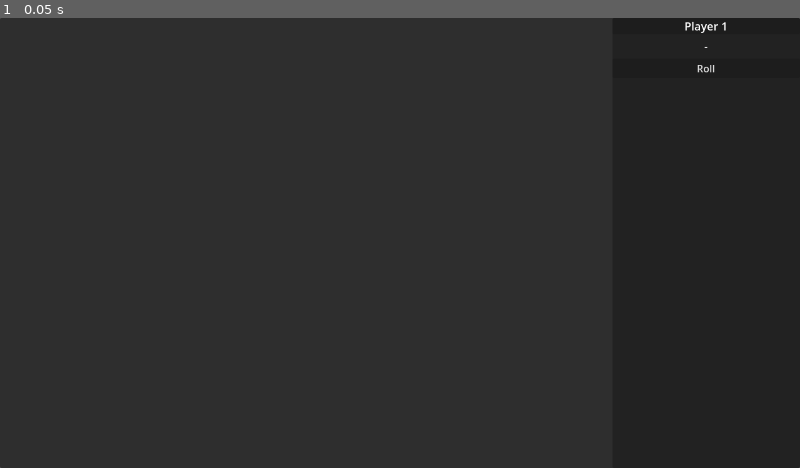
Above: before the commit, frame 1.
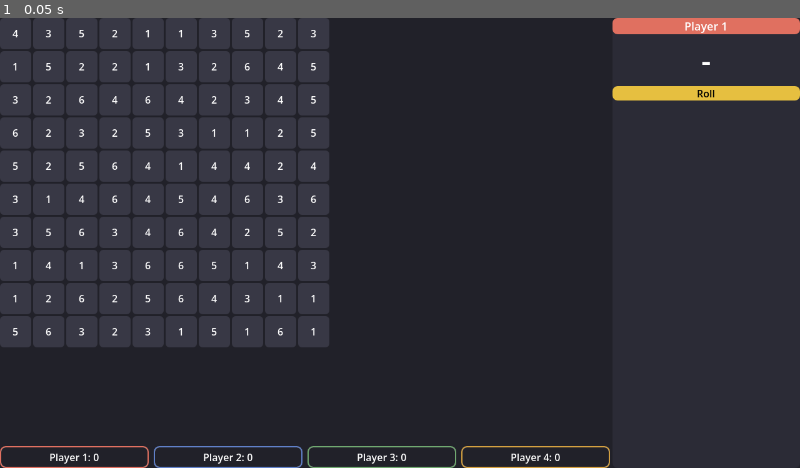
Above: after the commit, the same moment.

Repository: johnflarson/steamroller
Game: Godot game, scene res://scenes/main.tscn
The game is run twice, just before and just after one commit, with the same random seed, the same clock (stepped at 60 frames per second) and the same inputs.
Inputs:
- Up to frame 1 (0.05 s): no input

The runs differ from the first frame. In frame 1, 4.3% of the frame differs, in the area x 0-100%, y 0-100%.
Error before the commit: Parse Error: Cannot infer the type of "player_idx" variable because the value doesn't have a set type. (res://scripts/main.gd:363)

Commit message:
fix(02-03): fix web export bugs and add UX enhancements
- Fix GDScript type inference: use explicit types (var x: Type = array[i])
  instead of var x := array[i] to avoid web export strict parser errors
- Remove log_scroll.scroll_horizontal_enabled runtime setter (crashes web
  export); property already set correctly in .tscn
- Add icon.svg dice face SVG to fix missing icon export error
- Move ScoreStrip from Sidebar to below the BoardPanel for better layout
- Wrap each score in a rounded PanelContainer with player-colored border
- Refactor _style_roll_button to _style_button_gold(btn) for reuse
- Add _flash_score_panel(): score panel fills with player color then fades
- Add NewGameButton to win overlay with full game state reset
- Add new_game_button @onready reference and connect signal

Diff:
--- /dev/null
+++ b/icon.svg
@@ -0,0 +1,8 @@
+<svg xmlns="http://www.w3.org/2000/svg" width="128" height="128" viewBox="0 0 128 128">
+  <rect width="128" height="128" rx="16" fill="#212128"/>
+  <circle cx="40" cy="40" r="10" fill="#E5BF40"/>
+  <circle cx="88" cy="40" r="10" fill="#E5BF40"/>
+  <circle cx="64" cy="64" r="10" fill="#E5BF40"/>
+  <circle cx="40" cy="88" r="10" fill="#E5BF40"/>
+  <circle cx="88" cy="88" r="10" fill="#E5BF40"/>
+</svg>
--- a/scenes/main.tscn
+++ b/scenes/main.tscn
@@ -21,6 +21,10 @@
 size_flags_horizontal = 3
 size_flags_vertical = 3
 columns = 10
+
+[node name="ScoreStrip" type="HBoxContainer" parent="HBoxContainer/BoardPanel"]
+size_flags_horizontal = 3
+theme_override_constants/separation = 8
 
 [node name="Sidebar" type="PanelContainer" parent="HBoxContainer"]
 custom_minimum_size = Vector2(300, 0)
@@ -48,9 +52,6 @@
 
 [node name="RollButton" type="Button" parent="HBoxContainer/Sidebar/SidebarContent"]
 text = "Roll"
-
-[node name="ScoreStrip" type="HBoxContainer" parent="HBoxContainer/Sidebar/SidebarContent"]
-size_flags_horizontal = 3
 
 [node name="LogScroll" type="ScrollContainer" parent="HBoxContainer/Sidebar/SidebarContent"]
 size_flags_vertical = 3
@@ -94,3 +95,9 @@
 
 [node name="ScoresContainer" type="VBoxContainer" parent="WinOverlay/Panel/VBox"]
 size_flags_horizontal = 3
+
+[node name="Spacer2" type="Control" parent="WinOverlay/Panel/VBox"]
+custom_minimum_size = Vector2(0, 20)
+
+[node name="NewGameButton" type="Button" parent="WinOverlay/Panel/VBox"]
+text = "New Game"
--- a/scripts/main.gd
+++ b/scripts/main.gd
@@ -62,6 +62,7 @@
 # Score labels for the score strip (created in _setup_score_strip)
 # ---------------------------------------------------------------------------
 var score_labels: Array = []
+var score_panels: Array = []
 
 # ---------------------------------------------------------------------------
 # @onready UI node references
@@ -71,12 +72,13 @@
 @onready var current_player_name: Label = $HBoxContainer/Sidebar/SidebarContent/CurrentPlayerBadge/CurrentPlayerName
 @onready var roll_result_label: Label = $HBoxContainer/Sidebar/SidebarContent/RollResultLabel
 @onready var roll_button: Button = $HBoxContainer/Sidebar/SidebarContent/RollButton
-@onready var score_strip: HBoxContainer = $HBoxContainer/Sidebar/SidebarContent/ScoreStrip
+@onready var score_strip: HBoxContainer = $HBoxContainer/BoardPanel/ScoreStrip
 @onready var game_log: RichTextLabel = $HBoxContainer/Sidebar/SidebarContent/LogScroll/GameLog
 @onready var log_scroll: ScrollContainer = $HBoxContainer/Sidebar/SidebarContent/LogScroll
 @onready var win_overlay: Control = $WinOverlay
 @onready var win_title_label: Label = $WinOverlay/Panel/VBox/TitleLabel
 @onready var win_scores_container: VBoxContainer = $WinOverlay/Panel/VBox/ScoresContainer
+@onready var new_game_button: Button = $WinOverlay/Panel/VBox/NewGameButton
 
 # ---------------------------------------------------------------------------
 # Lifecycle
@@ -98,11 +100,8 @@
 	sidebar_style.corner_detail = 4
 	$HBoxContainer/Sidebar.add_theme_stylebox_override("panel", sidebar_style)
 
-	# Style the roll button with gold accent
-	_style_roll_button()
-
-	# Disable horizontal scrolling on log
-	log_scroll.scroll_horizontal_enabled = false
+	# Style buttons with gold accent
+	_style_button_gold(roll_button)
 
 	# Apply large font to roll result label
 	roll_result_label.add_theme_font_size_override("font_size", 48)
@@ -113,50 +112,64 @@
 	_setup_score_strip()
 	_update_ui()
 	roll_button.pressed.connect(_on_roll_button_pressed)
+	new_game_button.pressed.connect(_on_new_game_pressed)
+	_style_button_gold(new_game_button)
 
 # ---------------------------------------------------------------------------
 # Roll button gold styling
 # ---------------------------------------------------------------------------
-func _style_roll_button() -> void:
+func _style_button_gold(btn: Button) -> void:
 	var normal_style := StyleBoxFlat.new()
 	normal_style.bg_color = ACCENT_GOLD
 	normal_style.set_corner_radius_all(8)
 	normal_style.corner_detail = 4
-	roll_button.add_theme_stylebox_override("normal", normal_style)
+	btn.add_theme_stylebox_override("normal", normal_style)
 
 	var hover_style := StyleBoxFlat.new()
 	hover_style.bg_color = ACCENT_GOLD.lightened(0.15)
 	hover_style.set_corner_radius_all(8)
 	hover_style.corner_detail = 4
-	roll_button.add_theme_stylebox_override("hover", hover_style)
+	btn.add_theme_stylebox_override("hover", hover_style)
 
 	var pressed_style := StyleBoxFlat.new()
 	pressed_style.bg_color = ACCENT_GOLD.darkened(0.15)
 	pressed_style.set_corner_radius_all(8)
 	pressed_style.corner_detail = 4
-	roll_button.add_theme_stylebox_override("pressed", pressed_style)
+	btn.add_theme_stylebox_override("pressed", pressed_style)
 
 	var disabled_style := StyleBoxFlat.new()
 	disabled_style.bg_color = ACCENT_GOLD.darkened(0.5)
 	disabled_style.set_corner_radius_all(8)
 	disabled_style.corner_detail = 4
-	roll_button.add_theme_stylebox_override("disabled", disabled_style)
-
-	roll_button.add_theme_color_override("font_color", Color.BLACK)
-	roll_button.add_theme_color_override("font_color_disabled", Color(0.3, 0.3, 0.3))
+	btn.add_theme_stylebox_override("disabled", disabled_style)
+
+	btn.add_theme_color_override("font_color", Color.BLACK)
+	btn.add_theme_color_override("font_color_disabled", Color(0.3, 0.3, 0.3))
 
 # ---------------------------------------------------------------------------
 # Score strip setup — one label per player, created once at _ready()
 # ---------------------------------------------------------------------------
 func _setup_score_strip() -> void:
 	score_labels.clear()
+	score_panels.clear()
 	for i in player_count:
+		var panel := PanelContainer.new()
+		panel.size_flags_horizontal = Control.SIZE_EXPAND_FILL
+		var panel_style := StyleBoxFlat.new()
+		panel_style.bg_color = Color.TRANSPARENT
+		panel_style.set_border_width_all(2)
+		panel_style.border_color = PLAYER_COLORS[i]
+		panel_style.set_corner_radius_all(8)
+		panel_style.corner_detail = 4
+		panel_style.set_content_margin_all(6)
+		panel.add_theme_stylebox_override("panel", panel_style)
 		var lbl := Label.new()
-		lbl.add_theme_color_override("font_color", PLAYER_COLORS[i])
-		lbl.size_flags_horizontal = Control.SIZE_EXPAND_FILL
+		lbl.add_theme_color_override("font_color", Color.WHITE)
 		lbl.horizontal_alignment = HORIZONTAL_ALIGNMENT_CENTER
-		score_strip.add_child(lbl)
+		panel.add_child(lbl)
+		score_strip.add_child(panel)
 		score_labels.append(lbl)
+		score_panels.append(panel)
 
 # ---------------------------------------------------------------------------
 # Array initialization
@@ -360,8 +373,8 @@
 # Spent cell visual — dimmed version of player color (scored lines)
 # ---------------------------------------------------------------------------
 func _set_cell_spent(row: int, col: int) -> void:
-	var player_idx := owner_grid[row][col]
-	var base_color := PLAYER_COLORS[player_idx]
+	var player_idx: int = owner_grid[row][col]
+	var base_color: Color = PLAYER_COLORS[player_idx]
 	var spent_color := Color(base_color.r, base_color.g, base_color.b, SPENT_ALPHA)
 	_set_cell_color(cell_buttons[row][col], spent_color)
 
@@ -411,6 +424,7 @@
 			_log_score("%s scored! Line of %d. Score: %d" % [players[player_idx].name, cells.size(), players[player_idx].score], player_idx)
 			_apply_spent_appearance(cells)  # Dim cells immediately (before animation)
 			_animate_score_cells(cells)     # Tween plays over already-dimmed buttons
+			_flash_score_panel(player_idx)  # Flash the player's name bar
 			return true  # Max 1 point per turn — stop checking other directions
 	return false
 
@@ -420,8 +434,8 @@
 # ---------------------------------------------------------------------------
 func _apply_spent_appearance(cells: Array) -> void:
 	for cell_vec in cells:  # cell_vec is Vector2i(col, row) per _collect_line convention
-		var player_idx := owner_grid[cell_vec.y][cell_vec.x]
-		var base_color := PLAYER_COLORS[player_idx]
+		var player_idx: int = owner_grid[cell_vec.y][cell_vec.x]
+		var base_color: Color = PLAYER_COLORS[player_idx]
 		var spent_color := Color(base_color.r, base_color.g, base_color.b, SPENT_ALPHA)
 		_set_cell_color(cell_buttons[cell_vec.y][cell_vec.x], spent_color)
 
@@ -444,6 +458,65 @@
 		tw.tween_property(btn, "scale", Vector2(1.0, 1.0), 0.15)\
 			.set_trans(Tween.TRANS_SINE).set_ease(Tween.EASE_IN_OUT)
 		# No await — score already updated before this call
+
+# ---------------------------------------------------------------------------
+# Flash the score panel when a player scores — fills with player color then fades
+# ---------------------------------------------------------------------------
+func _flash_score_panel(player_idx: int) -> void:
+	if player_idx < 0 or player_idx >= score_panels.size():
+		return
+	var panel: PanelContainer = score_panels[player_idx]
+	var color: Color = PLAYER_COLORS[player_idx]
+	# Create a filled style for the flash
+	var flash_style := StyleBoxFlat.new()
+	flash_style.bg_color = color
+	flash_style.set_border_width_all(2)
+	flash_style.border_color = color
+	flash_style.set_corner_radius_all(8)
+	flash_style.corner_detail = 4
+	flash_style.set_content_margin_all(6)
+	panel.add_theme_stylebox_override("panel", flash_style)
+	# Tween back to transparent background
+	var tw := create_tween()
+	tw.tween_method(func(t: float) -> void:
+		var s := StyleBoxFlat.new()
+		s.bg_color = Color(color.r, color.g, color.b, (1.0 - t) * 0.6)
+		s.set_border_width_all(2)
+		s.border_color = color
+		s.set_corner_radius_all(8)
+		s.corner_detail = 4
+		s.set_content_margin_all(6)
+		panel.add_theme_stylebox_override("panel", s)
+	, 0.0, 1.0, 0.5).set_trans(Tween.TRANS_SINE).set_ease(Tween.EASE_OUT)
+
+# ---------------------------------------------------------------------------
+# New game — reset all state, regenerate board, update existing buttons in place
+# ---------------------------------------------------------------------------
+func _on_new_game_pressed() -> void:
+	# Reset game state
+	current_player = 0
+	current_roll = 0
+	state = GameState.WAIT_ROLL
+	for i in player_count:
+		players[i].score = 0
+	# Reset data grids
+	for r in rows:
+		for c in cols:
+			owner_grid[r][c] = -1
+			scored_grid[r][c] = false
+	# Generate fresh board numbers and update buttons in place (no rebuild)
+	_generate_board()
+	for r in rows:
+		for c in cols:
+			var btn: Button = cell_buttons[r][c]
+			btn.text = str(board_numbers[r][c])
+			btn.disabled = false
+			btn.scale = Vector2.ONE
+			_set_cell_color(btn, NEUTRAL_CELL)
+	# Hide overlay, clear log, update UI
+	win_overlay.visible = false
+	game_log.clear()
+	_update_ui()
 
 # ---------------------------------------------------------------------------
 # Disable all cells (used on game over)
Not shown, added: export/web/index.apple-touch-icon.png.import
Not shown, added: export/web/index.icon.png.import
Not shown, added: export/web/index.png.import
Not shown, changed: export_presets.cfg
Not shown, added: icon.svg.import
